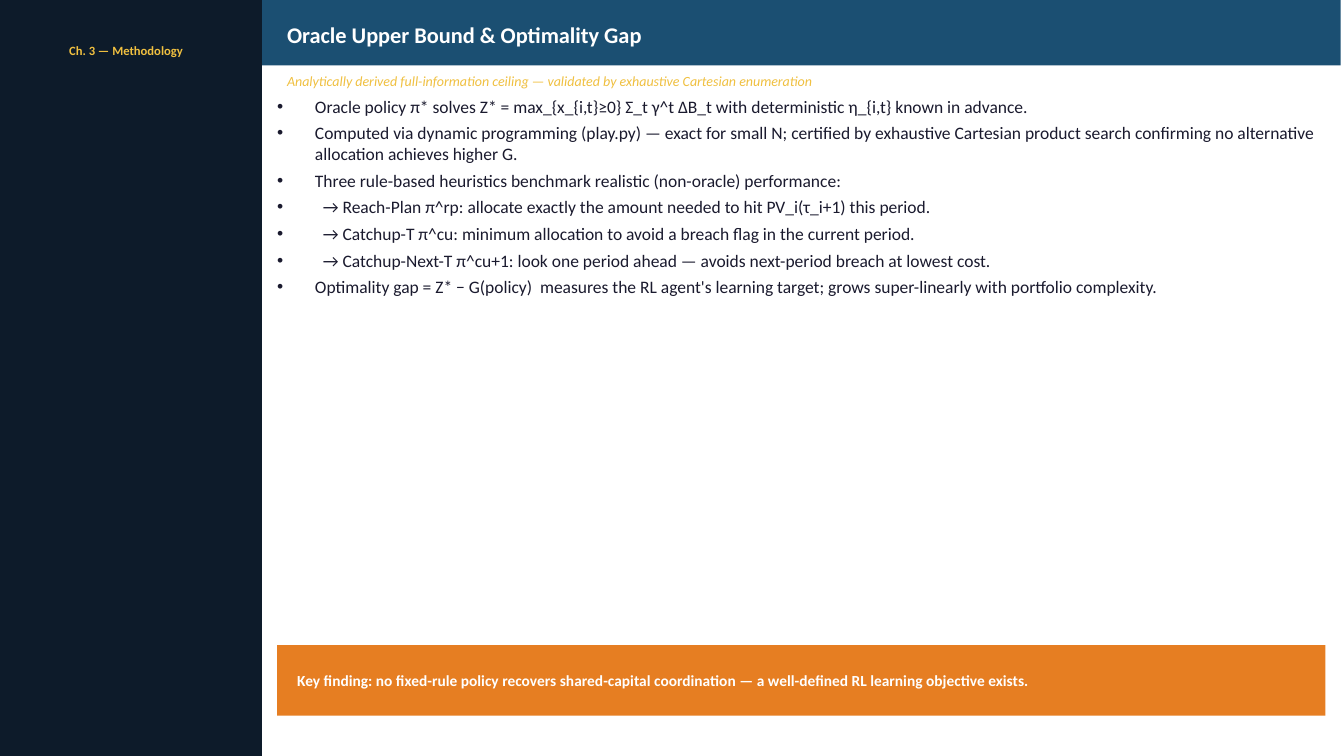
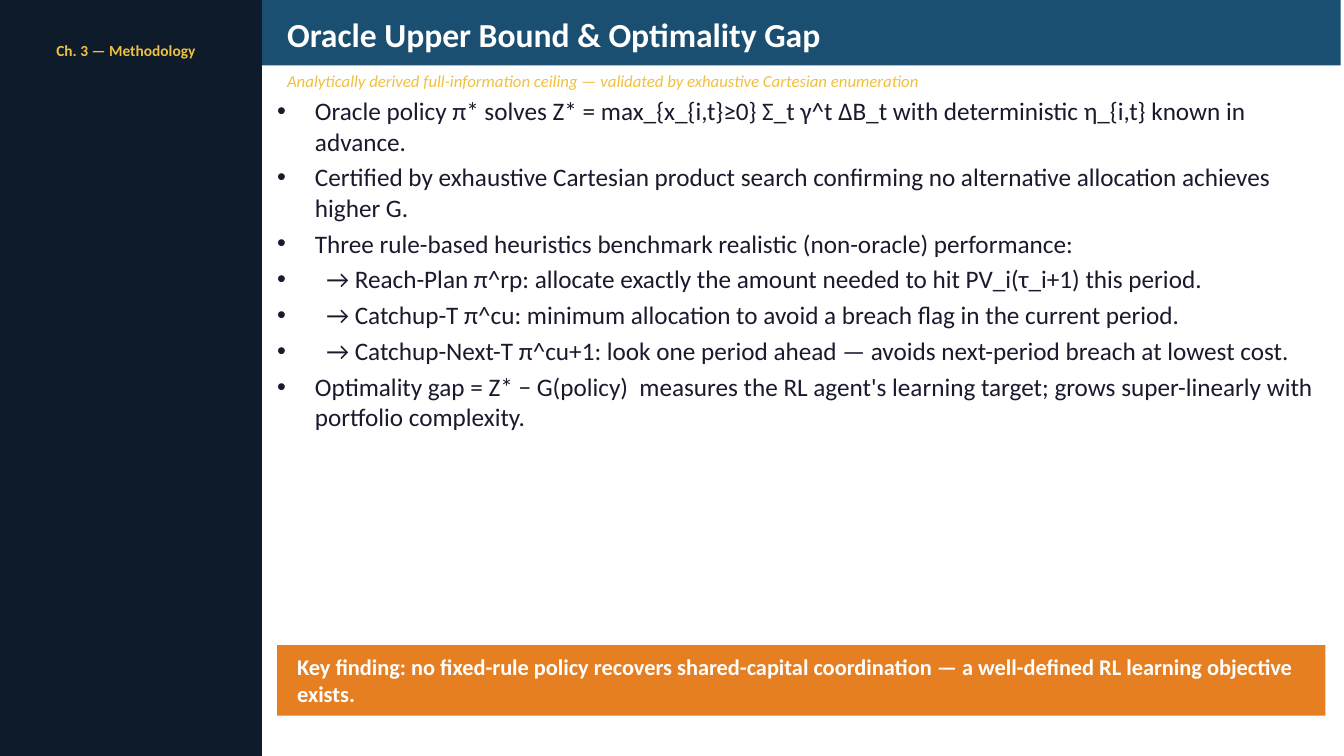
Before and after one commit to UDynamic/PPO-project-portfolio-budgeting-AI-agent, a slide deck: slide 9 of docs/pp_presentation/thesis_presentation.pptx. Drawn at 1344x756 pixels with LibreOffice and Linux fonts; fonts in the diff are those of the drawing. Boxes give left, top, right and bottom in pixels: in the first picture for what was removed or moved away, otherwise in the second. Text is boxed around its words. In the diff, an @@ line names an element or a change of style, - is before the commit and + after.

```diff
--- a/docs/pp_presentation/thesis_presentation.pptx
+++ b/docs/pp_presentation/thesis_presentation.pptx
@@ text "Oracle Upper Bound & Optimality ..." at [287,23,820,53]: size 16 to 24 pt @@
@@ text "Ch. 3 — Methodology" at [56,45,195,59]: size 9 to 11 pt @@
@@ text "Analytically derived full-information ceiling — ..." at [287,75,918,90]: size 10 to 12 pt @@
@@ text at [315,101,1312,430]: size 12.5 to 18 pt in "Oracle policy π* solves Z* = max_{x_{i,t}≥0} ...", "Three rule-based heuristics benchmark realistic (non-oracle) ...", "→ Reach-Plan π^rp: allocate exactly the amount ...", "→ Catchup-T π^cu: minimum allocation to avoid ..." and 2 more places @@
@@ text at [315,168,1270,222]: text changed; size 12.5 to 18 pt @@
-• Computed via dynamic programming (play.py) — exact for small N; certified by exhaustive Cartesian product search confirming no alternative allocation achieves higher G.
+• Certified by exhaustive Cartesian product search confirming no alternative allocation achieves higher G.
@@ text "Key finding: no fixed-rule policy ..." at [297,659,1292,702]: size 11 to 16 pt @@
```
Also in this commit, not shown: 16 other slides changed, 1 other file.
